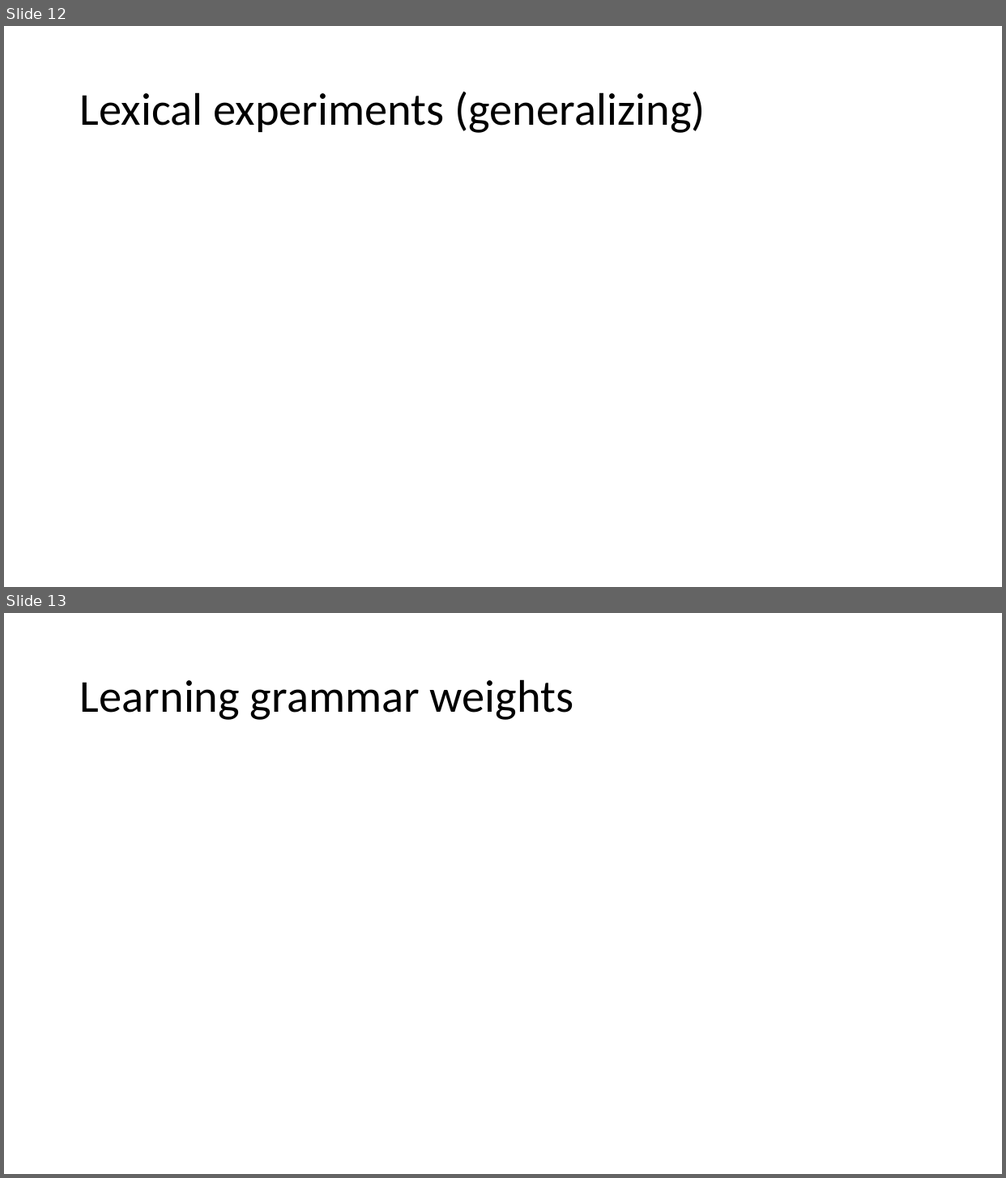
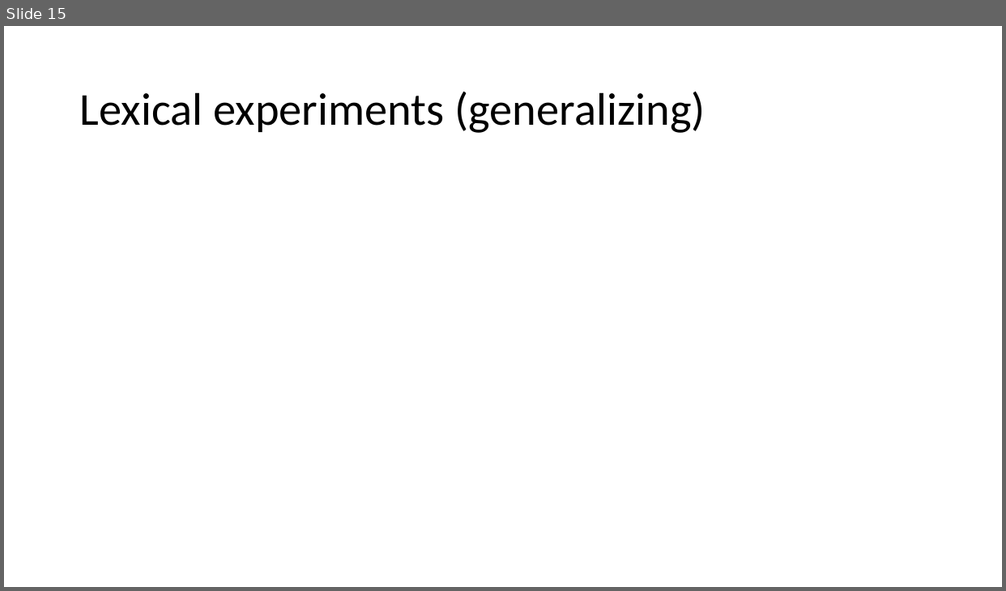
Before and after one commit to JsonFreeman/semppl, a slide deck: LabMeeting.pptx. Shown one above the other, each under a label of ours: slides 12 and 13 before the commit, slide 15 after it. The pictures are 1006x1178 and 1006x591 pixels, drawn with LibreOffice and Linux fonts; fonts in the diff are those of the drawing. Boxes give left, top, right and bottom in pixels: in the first picture for what was removed or moved away, otherwise in the second. Text is boxed around its words. In the diff, an @@ line names an element or a change of style, - is before the commit and + after.

```diff
--- a/LabMeeting.pptx
+++ b/LabMeeting.pptx
@@ slide 13 removed at (4,613,1002,1174), background #FFFFFF @@
@@ title removed at (80,679,574,720) @@
-Learning grammar weights
@@ what was slide 12 is now slide 15 @@
```
Also in this commit, not shown: 8 slides changed, 4 slides added.
